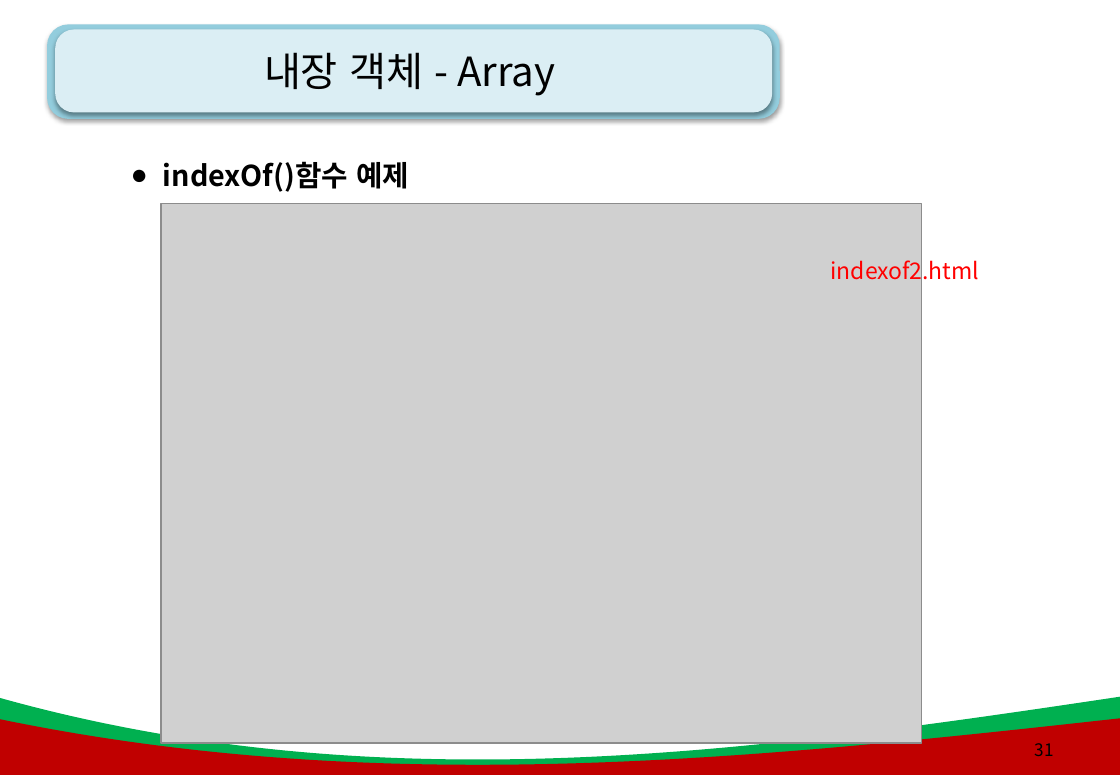
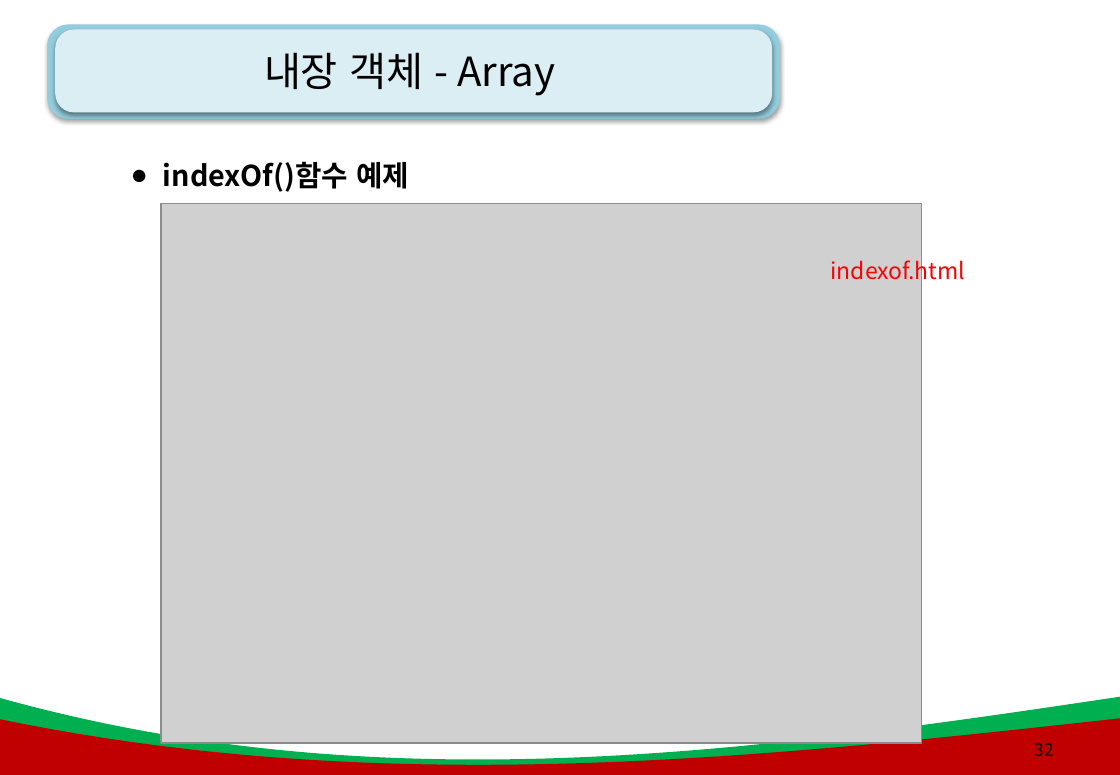
Before and after one commit to kiyongee2/green_project_web, a slide deck: slide 32 of js_ppt/6강. js_객체(오브젝트).pptx (slide 31 before the commit). Drawn at 1120x775 pixels with LibreOffice and Linux fonts; fonts in the diff are those of the drawing; grey boxes stand for pictures; background and template pictures are left out. Boxes give left, top, right and bottom in pixels: in the first picture for what was removed or moved away, otherwise in the second. Text is boxed around its words. In the diff, an @@ line names an element or a change of style, - is before the commit and + after.

```diff
--- a/js_ppt/6강. js_객체(오브젝트).pptx
+++ b/js_ppt/6강. js_객체(오브젝트).pptx
@@ text at (831,256,966,285): text changed @@
-indexof2.html
+indexof.html
@@ page number at (1034,743,1053,756): text changed @@
-31
+32
```
Also in this commit, not shown: 9 other slides changed, 1 slide added, 37 other files.
